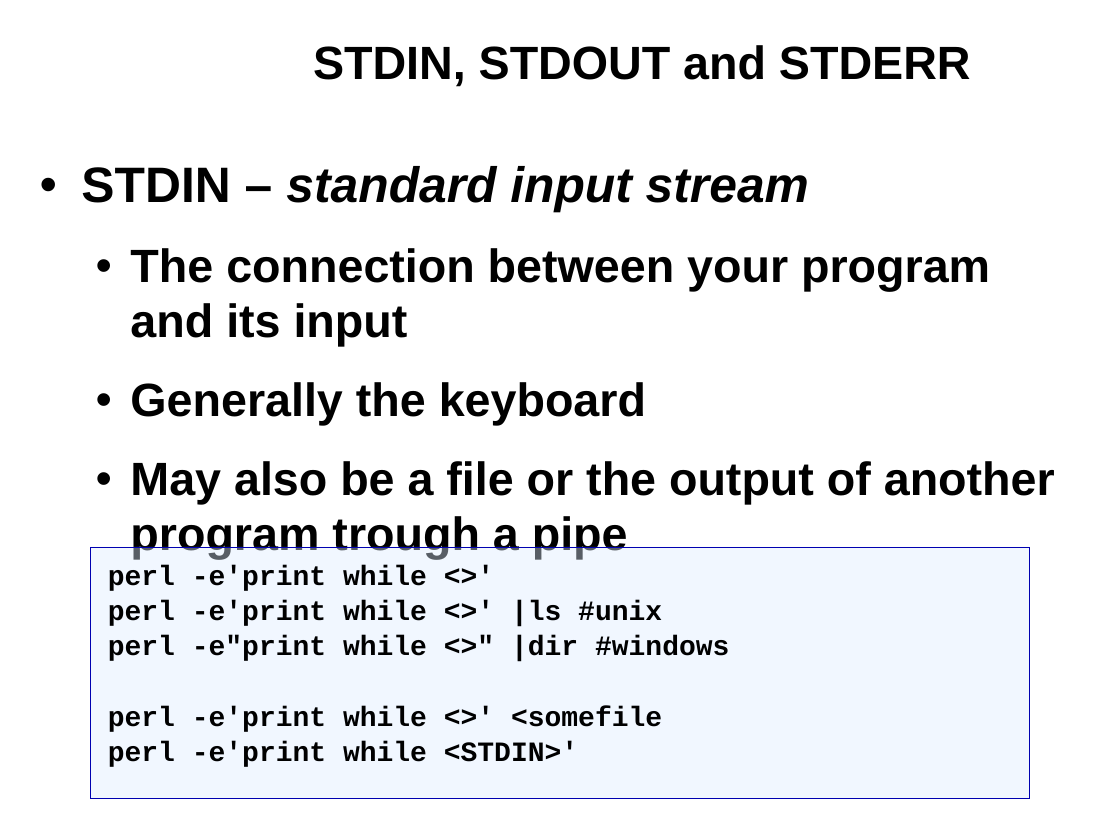
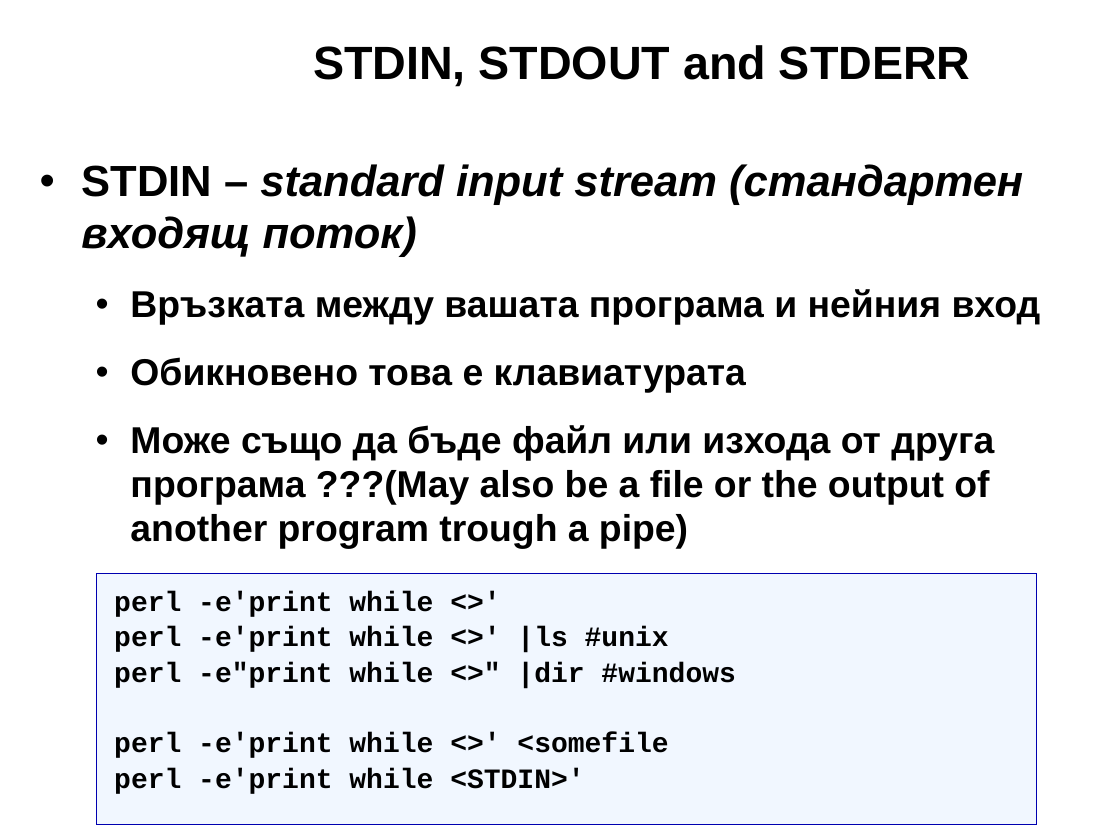
Before and after one commit to kberov/PerlProgrammingCourse, a slide deck: slide 13 of 06_io_bg.odp. Drawn at 1120x840 pixels with LibreOffice and Linux fonts; fonts in the diff are those of the drawing; background and template pictures are left out. Boxes give left, top, right and bottom in pixels: in the first picture for what was removed or moved away, otherwise in the second. Text is boxed around its words. In the diff, an @@ line names an element or a change of style, - is before the commit and + after.

```diff
--- a/06_io_bg.odp
+++ b/06_io_bg.odp
@@ text at bbox=[81, 164, 1041, 549]: text changed; size 30 to 24 pt @@
-• STDIN – standard input stream
-  • The connection between your program and its input
-  • Generally the keyboard
-  • May also be a file or the output of another program trough a pipe
+• STDIN – standard input stream (стандартен входящ поток)
+  • Връзката между вашата програма и нейния вход
+  • Обикновено това е клавиатурата
+  • Може също да бъде файл или изхода от друга програма ???(May also be a file or the output of another program trough a pipe)
@@ rectangle "perl -e'print while <>'": place and size @@
-rectangle "perl -e'print while <>'" at bbox=[91, 547, 1030, 797]
+rectangle "perl -e'print while <>'" at bbox=[96, 573, 1036, 824]
```
Also in this commit, not shown: 25 other slides changed, 17 slides added, 17 slides removed, 2 other files.
